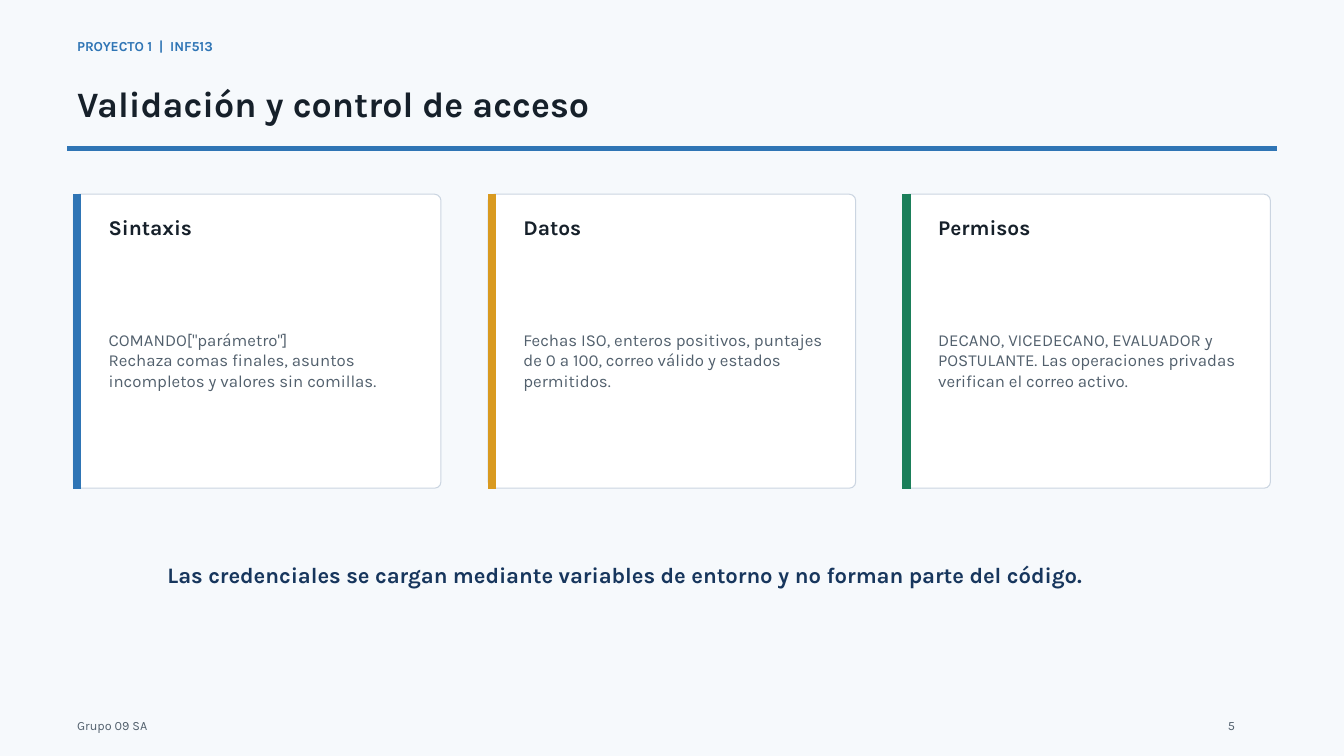
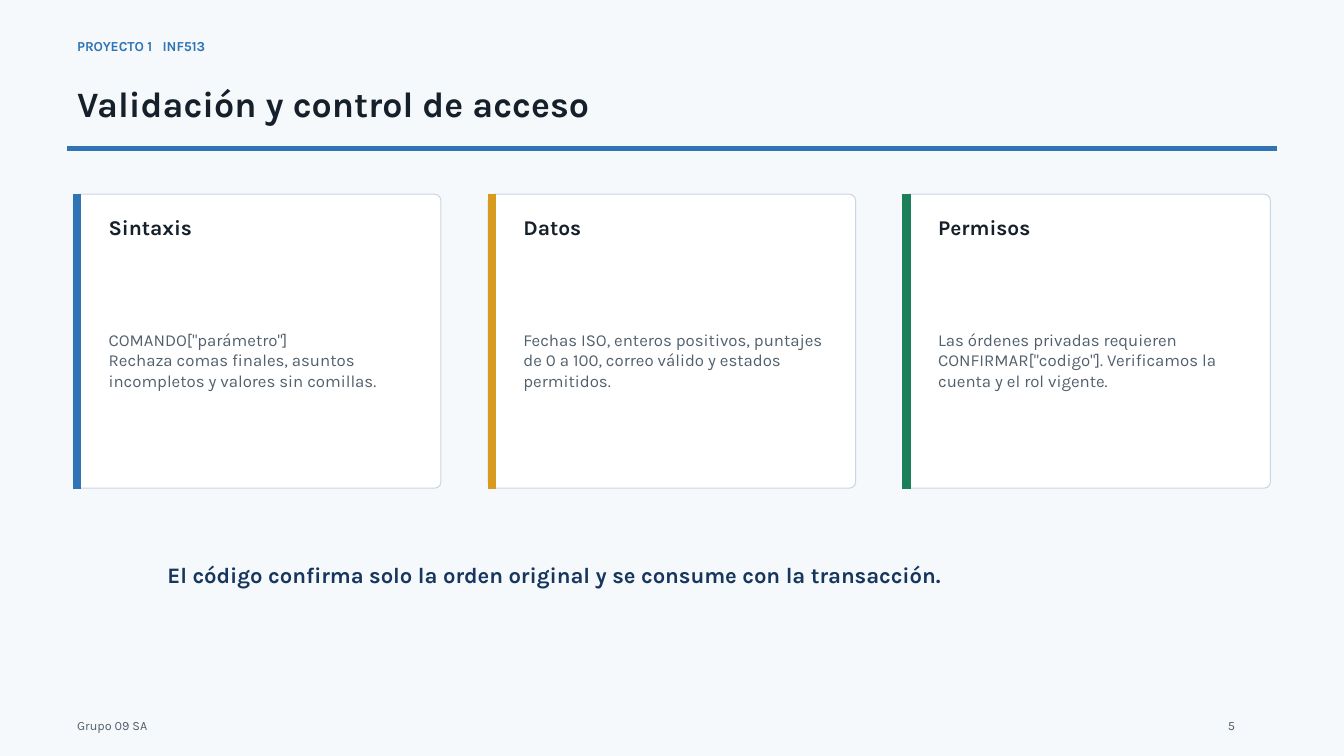
Before and after one commit to BrayanJoelRamosVargas1/inf513-proyecto1, a slide deck: slide 5 of entrega/Presentacion_INF513_P1_Grupo09SA.pptx. Drawn at 1344x756 pixels with LibreOffice and Linux fonts; fonts in the diff are those of the drawing. Boxes give left, top, right and bottom in pixels: in the first picture for what was removed or moved away, otherwise in the second. Text is boxed around its words. In the diff, an @@ line names an element or a change of style, - is before the commit and + after.

```diff
--- a/entrega/Presentacion_INF513_P1_Grupo09SA.pptx
+++ b/entrega/Presentacion_INF513_P1_Grupo09SA.pptx
@@ text at [77, 42, 206, 51]: text changed @@
-PROYECTO 1 | INF513
+PROYECTO 1 INF513
@@ text at [938, 333, 1216, 391]: text changed @@
-DECANO, VICEDECANO, EVALUADOR y POSTULANTE. Las operaciones privadas verifican el correo activo.
+Las órdenes privadas requieren CONFIRMAR["codigo"]. Verificamos la cuenta y el rol vigente.
@@ text at [167, 565, 941, 589]: text changed @@
-Las credenciales se cargan mediante variables de entorno y no forman parte del código.
+El código confirma solo la orden original y se consume con la transacción.
```
Also in this commit, not shown: 9 other slides changed, 10 other files.
